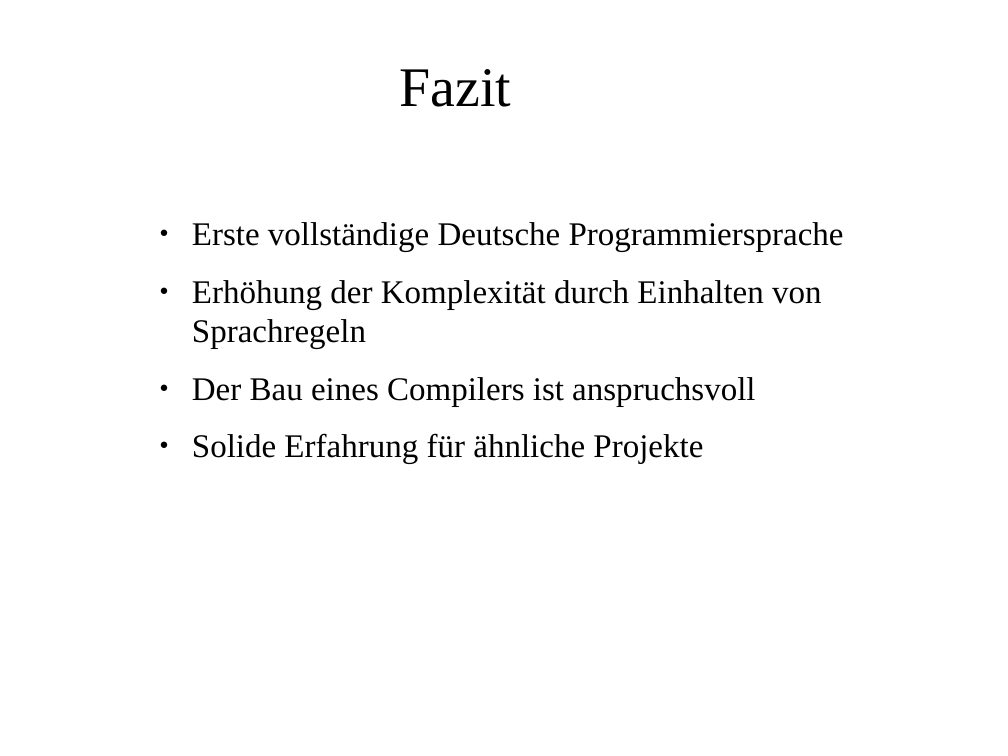
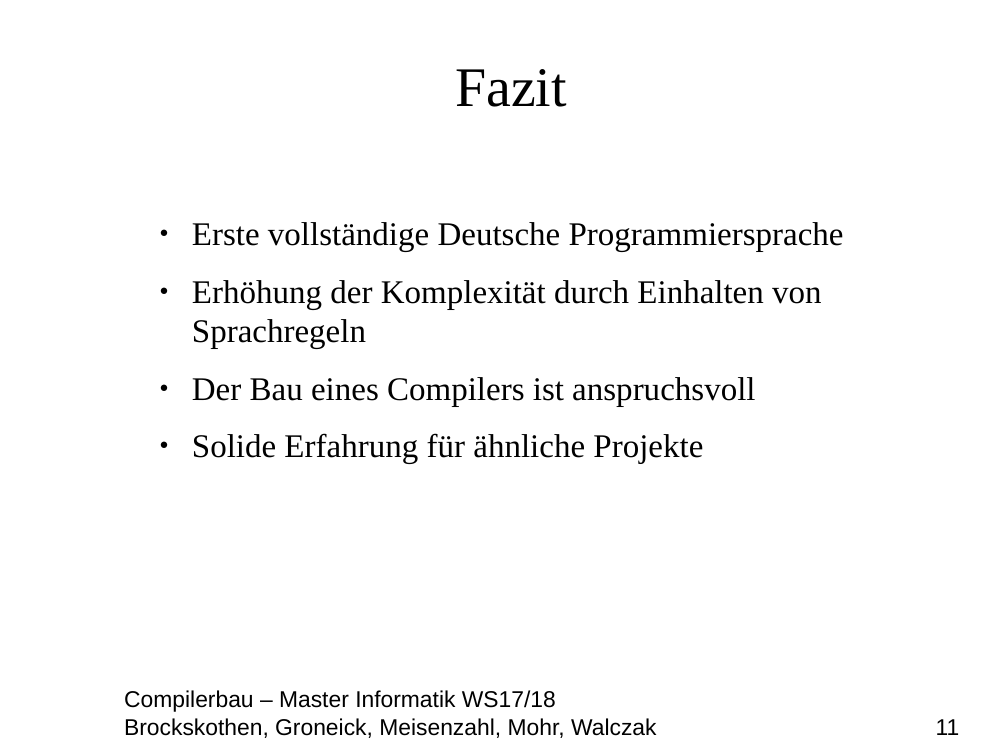
Before and after one commit to MasterInformatikHsBochum/Eine-deutsche-Praesentation, a slide deck: slide 11 of Präsentation.odp. Drawn at 1008x756 pixels with LibreOffice and Linux fonts; fonts in the diff are those of the drawing; background and template pictures are left out. Boxes give left, top, right and bottom in pixels: in the first picture for what was removed or moved away, otherwise in the second. Text is boxed around its words. In the diff, an @@ line names an element or a change of style, - is before the commit and + after.

```diff
--- a/Präsentation.odp
+++ b/Präsentation.odp
@@ title "Fazit": place and size @@
-title "Fazit" at <box>399,69,511,107</box>
+title "Fazit" at <box>455,69,567,107</box>
@@ text added at <box>124,690,960,738</box>, 18 pt, text #000000 @@
+Compilerbau – Master Informatik WS17/18
+Brockskothen, Groneick, Meisenzahl, Mohr, Walczak 11
```
Also in this commit, not shown: 11 other slides changed, 1 other file.
